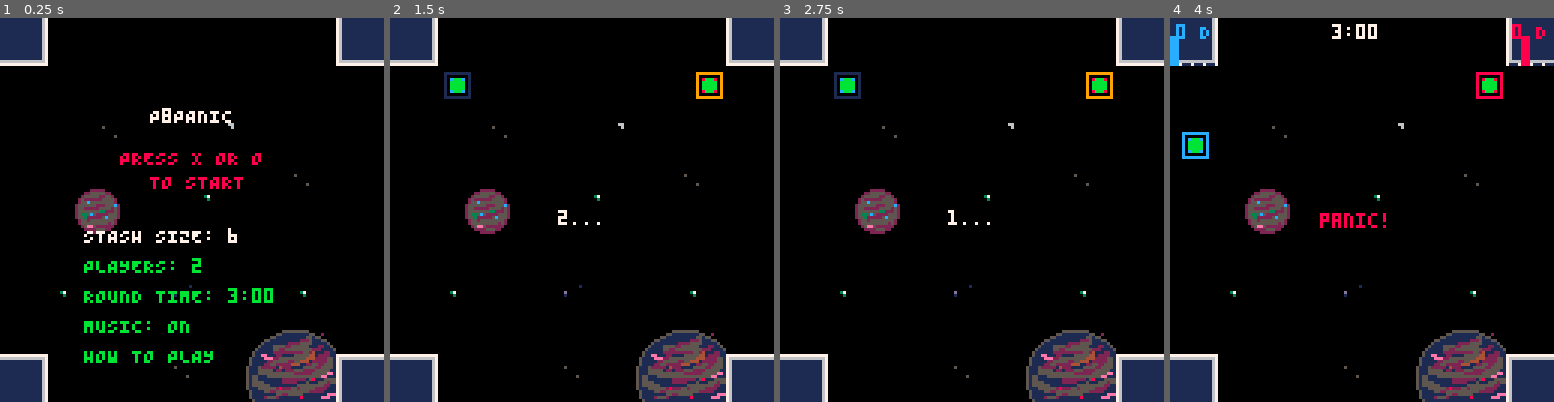
Above: before the commit, frames 1-4 (left to right).
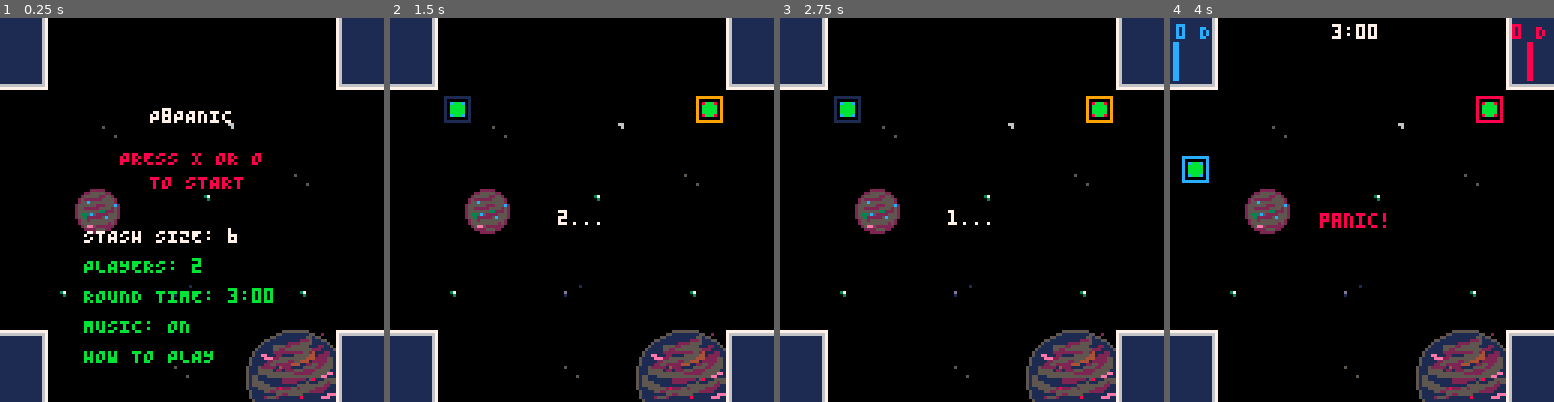
Above: after the commit, the same moments.

Repository: Arcadesys/p8panic
Game: PICO-8 cartridge p_8_panic.p8
The game is run twice, just before and just after one commit, with the same random seed, the same clock (stepped at 60 frames per second) and the same inputs.
Inputs:
- Up to frame 1 (0.25 s): no input
- Up to frame 2 (1.5 s): tap X (X key) at 0.33, 1.07 s; tap O (Z key) at 0.7 s
- Up to frame 3 (2.75 s): hold Right 1.6-2.1 s; tap O (Z key) at 1.7, 2.1, 2.5 s; tap X (X key) at 1.85 s; hold Up 2.15-2.42 s; hold Right from 2.47 s (still down)
- Up to frame 4 (4 s): tap O (Z key) at 2.9, 3.3, 3.7 s; tap X (X key) at 2.97 s; release Right at 3.03 s; hold Left 3.08-3.58 s; hold Down 3.63-3.97 s

The runs differ from the first frame. In frame 1, 3.8% of the frame differs, in the area x 0-100%, y 10-90%; in frame 2, 5.0%; in frame 3, 5.0%; in frame 4, 5.1%, in the area x 0-100%, y 4-90%.

Commit message:
Refactor UI box dimensions and spawn point calculations for player cursors; update defender state logic based on hit counts

Diff:
--- a/p_8_panic.p8
+++ b/p_8_panic.p8
@@ -168,17 +168,17 @@
 
 function init_cursors(num_players)
   -- Score/stash display box size and offset for kitty-corner spawn
-  local score_box_size = 22 -- estimated size of the score box (width/height)
+  local score_box_size = 24 -- 2x3 tiles = 16x24 px
   local spawn_offset = 6    -- distance from the box, diagonally
   local all_possible_spawn_points = {
     -- Player 1: top left, spawn down+right from UI box
-    {x = 16 + 2, y = 16 + 2},
+    {x = 16 + 2, y = 24 + 2},
     -- Player 2: top right, spawn down+left from UI box
-    {x = 128 - 16 - 2 - 8, y = 16 + 2},
+    {x = 128 - 16 - 2 - 8, y = 24 + 2},
     -- Player 3: bottom left, spawn up+right from UI box
-    {x = 16 + 2, y = 128 - 16 - 2 - 8},
+    {x = 16 + 2, y = 128 - 24 - 2 - 8},
     -- Player 4: bottom right, spawn up+left from UI box
-    {x = 128 - score_box_size - spawn_offset, y = 128 - score_box_size - spawn_offset}
+    {x = 128 - 16 - 2 - 8, y = 128 - 24 - 2 - 8}
   }
 
   cursors = {}
@@ -556,10 +556,10 @@
     -- UI display constants for player info boxes
     local FONT_WIDTH = 4 -- Standard Pico-8 font width per char
     local FONT_HEIGHT = 5 -- Standard Pico-8 font character height
-    local UI_BOX_SIZE = 16 -- Each player UI box is 16x16 pixels (2x2 tiles)
-    local TEXT_TO_BARS_GAP = 1 -- Vertical gap between text line and stash bars
-
-    local STASH_BAR_WIDTH = 3 -- Width of each individual stash bar
+    local UI_BOX_SIZE = 24 -- Each player UI box is 16x24 pixels (2x3 tiles)
+    local TEXT_TO_BARS_GAP = 2 -- Vertical gap between text line and stash bars (1 pixel clearance)
+
+    local STASH_BAR_WIDTH = 2 -- Width of each individual stash bar (2 pixels wide)
     local STASH_BAR_SPACING = 1 -- Horizontal space between stash bars
     local NUM_STASH_DISPLAY_COLORS = 4 -- How many stash colors to display as bars
 
@@ -578,9 +578,10 @@
         local s_mode = s.." "..mode_letter
         local score_text_width = #s_mode * FONT_WIDTH
 
-        -- Overlay box is 2x2 tiles = 16x16 px. We'll use 2px margin inside.
-        local anchor_x = (i==2 or i==4) and (128 - UI_BOX_SIZE) or 0
-        local anchor_y = (i>=3) and (128 - UI_BOX_SIZE) or 0
+        -- Overlay box is 2x3 tiles = 16x24 px. We'll use 2px margin inside.
+        local UI_BOX_WIDTH = 16 -- Actual width of UI box
+        local anchor_x = (i==2 or i==4) and (128 - UI_BOX_WIDTH) or 0  -- Use actual width
+        local anchor_y = (i>=3) and (128 - 24) or 0          -- 24px height for 3 tiles
 
         -- Render score and mode text
         local text_y_pos = anchor_y + 2 -- 2px margin from top
@@ -588,41 +589,57 @@
         if i == 1 or i == 3 then -- Left-side players (P1, P3): left-align text
           text_x_pos = anchor_x + 2 -- 2px margin from left
         else -- Right-side players (P2, P4): right-align text
-          text_x_pos = anchor_x + UI_BOX_SIZE - score_text_width - 2 -- 2px margin from right
+          text_x_pos = anchor_x + UI_BOX_WIDTH - score_text_width - 2 -- 2px margin from right
         end
         print(s_mode, text_x_pos, text_y_pos, p:get_color())
 
         -- Render stash bars
-        local bars_area_y_start = anchor_y + FONT_HEIGHT + TEXT_TO_BARS_GAP
-        local bars_area_height = UI_BOX_SIZE - (FONT_HEIGHT + TEXT_TO_BARS_GAP) -- Max height for bars
+        local bars_area_y_start = anchor_y + FONT_HEIGHT + TEXT_TO_BARS_GAP + 1 -- Extra 1 pixel below score
+        local bars_area_height = UI_BOX_SIZE - (FONT_HEIGHT + TEXT_TO_BARS_GAP + 1) -- Adjusted for extra gap
+        local max_bar_height = bars_area_height - 3 -- Reserve 3px padding at top when at max
 
         if bars_area_height >= 1 then -- Only draw if there's space
           local total_stash_bars_width = NUM_STASH_DISPLAY_COLORS * STASH_BAR_WIDTH + (NUM_STASH_DISPLAY_COLORS - 1) * STASH_BAR_SPACING
 
           local bars_block_start_x
           if i == 1 or i == 3 then -- Left-side players: left-align bars
-            bars_block_start_x = anchor_x
+            bars_block_start_x = anchor_x + 1 -- 1 pixel padding from screen edge
           else -- Right-side players: right-align bars
-            bars_block_start_x = anchor_x + UI_BOX_SIZE - total_stash_bars_width
+            bars_block_start_x = anchor_x + UI_BOX_WIDTH - total_stash_bars_width - 1 -- Use correct box width
           end
 
           for j = 1, NUM_STASH_DISPLAY_COLORS do
             local stash_color_for_bar = player_manager.colors[j] or 0 -- Get actual color ID
             local count_in_stash = p.stash[stash_color_for_bar] or 0
 
-            local bar_pixel_height = flr(count_in_stash / STASH_SIZE * bars_area_height)
-            bar_pixel_height = mid(0, bar_pixel_height, bars_area_height) -- Clamp height
+            local bar_pixel_height = flr(count_in_stash / STASH_SIZE * max_bar_height) -- Use max_bar_height instead of bars_area_height
+            bar_pixel_height = mid(0, bar_pixel_height, max_bar_height) -- Clamp to max_bar_height
 
             local current_bar_x = bars_block_start_x + (j - 1) * (STASH_BAR_WIDTH + STASH_BAR_SPACING)
-            -- Bars are drawn from their top y-coordinate, filling downwards.
-            -- They should align to the bottom of the bars_area_height.
-            local current_bar_y_top = bars_area_y_start + (bars_area_height - bar_pixel_height)
+
+            -- For players 1 and 2: bars grow downwards from top (0 is uppermost)
+            -- For players 3 and 4: bars grow upwards from bottom (traditional)
+            local current_bar_y_top, current_bar_y_bottom
+            if i == 1 or i == 2 then
+              -- Bars grow downwards: 0 is at the top, bars extend downward
+              current_bar_y_top = bars_area_y_start
+              current_bar_y_bottom = current_bar_y_top + bar_pixel_height - 1
+            else
+              -- Bars grow upwards: align to bottom of bars area
+              current_bar_y_top = bars_area_y_start + (bars_area_height - bar_pixel_height)
+              current_bar_y_bottom = current_bar_y_top + bar_pixel_height - 1
+            end
 
             if bar_pixel_height > 0 then
-              rectfill(current_bar_x, current_bar_y_top, current_bar_x + STASH_BAR_WIDTH - 1, current_bar_y_top + bar_pixel_height - 1, stash_color_for_bar)
+              rectfill(current_bar_x, current_bar_y_top, current_bar_x + STASH_BAR_WIDTH - 1, current_bar_y_bottom, stash_color_for_bar)
             else
-              -- Draw a small line at the bottom for an empty stash of this color
-              local empty_bar_line_y = bars_area_y_start + bars_area_height - 1
+              -- Draw a small line for an empty stash of this color
+              local empty_bar_line_y
+              if i == 1 or i == 2 then
+                empty_bar_line_y = bars_area_y_start -- Top for downward-growing bars
+              else
+                empty_bar_line_y = bars_area_y_start + bars_area_height - 1 -- Bottom for upward-growing bars
+              end
               line(current_bar_x, empty_bar_line_y, current_bar_x + STASH_BAR_WIDTH - 1, empty_bar_line_y, 1) -- Dark color for empty
             end
           end
@@ -853,7 +870,10 @@
       p_obj.hits = 0
       p_obj.targeting_attackers = {}
       p_obj.dbg_target_count = nil
-      -- do not reset p_obj.state or p_obj.overcharge_announced here!
+      -- Reset defender state to default - it will be recalculated based on actual hits
+      if p_obj.type == "defender" then
+        p_obj.state = "successful"
+      end
     end
   end
 end
@@ -963,6 +983,14 @@
     _score_defender(p_obj, player_manager)
     if p_obj.type == "defender" then
       p_obj.dbg_target_count = nil
+      -- Update defender state based on final hit count
+      if p_obj.hits >= 3 then
+        p_obj.state = "overcharged"
+      elseif p_obj.hits == 2 then
+        p_obj.state = "unsuccessful"
+      elseif p_obj.hits <= 1 then
+        p_obj.state = "successful"
+      end
     end
   end
 
@@ -1199,13 +1227,13 @@
   return piece_obj
 end
 -->8
---placement
+--#globals effects sfx create_piece add pieces score_pieces printh ray_segment_intersect LASER_LEN
 function legal_placement(piece_params)
   local ui_zones = {
-    {x1=0, y1=0, x2=15, y2=15},
-    {x1=112, y1=0, x2=127, y2=15},
-    {x1=0, y1=112, x2=15, y2=127},
-    {x1=112, y1=112, x2=127, y2=127}
+    {x1=0, y1=0, x2=15, y2=23},    -- Top left: 2x3 tiles
+    {x1=112, y1=0, x2=127, y2=23}, -- Top right: 2x3 tiles
+    {x1=0, y1=104, x2=15, y2=127}, -- Bottom left: 2x3 tiles
+    {x1=112, y1=104, x2=127, y2=127} -- Bottom right: 2x3 tiles
   }
 
   local bw, bh = 128, 128
@@ -1339,10 +1367,20 @@
         player_obj:add_captured_piece(piece_color_to_place)
         return false
       end
+    else
+      -- Player doesn't have this color in stash
+      printh("P"..player_obj.id.." doesn't have color "..piece_color_to_place.." in stash")
+      if effects and effects.bad_placement then
+        sfx(effects.bad_placement)
+      end
       return false
     end
   else
     printh("Placement not legal for P"..player_obj.id)
+    -- Play bad placement sound effect
+    if effects and effects.bad_placement then
+      sfx(effects.bad_placement)
+    end
     return false
   end
 end
@@ -1703,8 +1741,8 @@
 000000001111116776111111111111110000000000eeee0000000000000000000000000000000000000000222220000000005111111111111111111111111111
 __map__
 1213000000000000000000000000111200000000000000000000000000000000000000000000000000000000000000000000000000000000000000000000000000000000000000000000000000000000000000000000000000000000000000000000000000000000000000000000000000000000000000000000000000000000
+1213000000000000000000000000111200000000000000000000000000000000000000000000000000000000000000000000000000000000000000000000000000000000000000000000000000000000000000000000000000000000000000000000000000000000000000000000000000000000000000000000000000000000
 2223000000000000000000000000212200000000000000000000000000000000000000000000000000000000000000000000000000000000000000000000000000000000000000000000000000000000000000000000000000000000000000000000000000000000000000000000000000000000000000000000000000000000
-0000000000000000000000000000000000000000000000000000000000000000000000000000000000000000000000000000000000000000000000000000000000000000000000000000000000000000000000000000000000000000000000000000000000000000000000000000000000000000000000000000000000000000
 0000000000000000000000000000000000000000000000000000000000000000000000000000000000000000000000000000000000000000000000000000000000000000000000000000000000000000000000000000000000000000000000000000000000000000000000000000000000000000000000000000000000000000
 000000000d000000000f00000000000000000000000000000000000000000000000000000000000000000000000000000000000000000000000000000000000000000000000000000000000000000000000000000000000000000000000000000000000000000000000000000000000000000000000000000000000000000000
 0000000000000000000000000000000000000000000000000000000000000000000000000000000000000000000000000000000000000000000000000000000000000000000000000000000000000000000000000000000000000000000000000000000000000000000000000000000000000000000000000000000000000000
@@ -1715,8 +1753,8 @@
 0000000000000000000000000000000000000000000000000000000000000000000000000000000000000000000000000000000000000000000000000000000000000000000000000000000000000000000000000000000000000000000000000000000000000000000000000000000000000000000000000000000000000000
 00000c000000000e000000000c00000000000000000000000000000000000000000000000000000000000000000000000000000000000000000000000000000000000000000000000000000000000000000000000000000000000000000000000000000000000000000000000000000000000000000000000000000000000000
 0000000000000000000000000000000000000000000000000000000000000000000000000000000000000000000000000000000000000000000000000000000000000000000000000000000000000000000000000000000000000000000000000000000000000000000000000000000000000000000000000000000000000000
-000000000000000000001c1d1e1f000000000000000000000000000000000000000000000000000000000000000000000000000000000000000000000000000000000000000000000000000000000000000000000000000000000000000000000000000000000000000000000000000000000000000000000000000000000000
-020300000000000d00002c2d2e2f010200000000000000000000000000000000000000000000000000000000000000000000000000000000000000000000000000000000000000000000000000000000000000000000000000000000000000000000000000000000000000000000000000000000000000000000000000000000
+020300000000000000001c1d1e1f010200000000000000000000000000000000000000000000000000000000000000000000000000000000000000000000000000000000000000000000000000000000000000000000000000000000000000000000000000000000000000000000000000000000000000000000000000000000
+121300000000000d00002c2d2e2f111200000000000000000000000000000000000000000000000000000000000000000000000000000000000000000000000000000000000000000000000000000000000000000000000000000000000000000000000000000000000000000000000000000000000000000000000000000000
 121300000000000000003c3d3e3f111200000000000000000000000000000000000000000000000000000000000000000000000000000000000000000000000000000000000000000000000000000000000000000000000000000000000000000000000000000000000000000000000000000000000000000000000000000000
 
 
--- a/src/0.init.lua
+++ b/src/0.init.lua
@@ -165,17 +165,17 @@
 
 function init_cursors(num_players)
   -- Score/stash display box size and offset for kitty-corner spawn
-  local score_box_size = 22 -- estimated size of the score box (width/height)
+  local score_box_size = 24 -- 2x3 tiles = 16x24 px
   local spawn_offset = 6    -- distance from the box, diagonally
   local all_possible_spawn_points = {
     -- Player 1: top left, spawn down+right from UI box
-    {x = 16 + 2, y = 16 + 2},
+    {x = 16 + 2, y = 24 + 2},
     -- Player 2: top right, spawn down+left from UI box
-    {x = 128 - 16 - 2 - 8, y = 16 + 2},
+    {x = 128 - 16 - 2 - 8, y = 24 + 2},
     -- Player 3: bottom left, spawn up+right from UI box
-    {x = 16 + 2, y = 128 - 16 - 2 - 8},
+    {x = 16 + 2, y = 128 - 24 - 2 - 8},
     -- Player 4: bottom right, spawn up+left from UI box
-    {x = 128 - score_box_size - spawn_offset, y = 128 - score_box_size - spawn_offset}
+    {x = 128 - 16 - 2 - 8, y = 128 - 24 - 2 - 8}
   }
 
   cursors = {}
@@ -553,10 +553,10 @@
     -- UI display constants for player info boxes
     local FONT_WIDTH = 4 -- Standard Pico-8 font width per char
     local FONT_HEIGHT = 5 -- Standard Pico-8 font character height
-    local UI_BOX_SIZE = 16 -- Each player UI box is 16x16 pixels (2x2 tiles)
-    local TEXT_TO_BARS_GAP = 1 -- Vertical gap between text line and stash bars
-
-    local STASH_BAR_WIDTH = 3 -- Width of each individual stash bar
+    local UI_BOX_SIZE = 24 -- Each player UI box is 16x24 pixels (2x3 tiles)
+    local TEXT_TO_BARS_GAP = 2 -- Vertical gap between text line and stash bars (1 pixel clearance)
+
+    local STASH_BAR_WIDTH = 2 -- Width of each individual stash bar (2 pixels wide)
     local STASH_BAR_SPACING = 1 -- Horizontal space between stash bars
     local NUM_STASH_DISPLAY_COLORS = 4 -- How many stash colors to display as bars
 
@@ -575,9 +575,10 @@
         local s_mode = s.." "..mode_letter
         local score_text_width = #s_mode * FONT_WIDTH
 
-        -- Overlay box is 2x2 tiles = 16x16 px. We'll use 2px margin inside.
-        local anchor_x = (i==2 or i==4) and (128 - UI_BOX_SIZE) or 0
-        local anchor_y = (i>=3) and (128 - UI_BOX_SIZE) or 0
+        -- Overlay box is 2x3 tiles = 16x24 px. We'll use 2px margin inside.
+        local UI_BOX_WIDTH = 16 -- Actual width of UI box
+        local anchor_x = (i==2 or i==4) and (128 - UI_BOX_WIDTH) or 0  -- Use actual width
+        local anchor_y = (i>=3) and (128 - 24) or 0          -- 24px height for 3 tiles
 
         -- Render score and mode text
         local text_y_pos = anchor_y + 2 -- 2px margin from top
@@ -585,41 +586,57 @@
         if i == 1 or i == 3 then -- Left-side players (P1, P3): left-align text
           text_x_pos = anchor_x + 2 -- 2px margin from left
         else -- Right-side players (P2, P4): right-align text
-          text_x_pos = anchor_x + UI_BOX_SIZE - score_text_width - 2 -- 2px margin from right
+          text_x_pos = anchor_x + UI_BOX_WIDTH - score_text_width - 2 -- 2px margin from right
         end
         print(s_mode, text_x_pos, text_y_pos, p:get_color())
 
         -- Render stash bars
-        local bars_area_y_start = anchor_y + FONT_HEIGHT + TEXT_TO_BARS_GAP
-        local bars_area_height = UI_BOX_SIZE - (FONT_HEIGHT + TEXT_TO_BARS_GAP) -- Max height for bars
+        local bars_area_y_start = anchor_y + FONT_HEIGHT + TEXT_TO_BARS_GAP + 1 -- Extra 1 pixel below score
+        local bars_area_height = UI_BOX_SIZE - (FONT_HEIGHT + TEXT_TO_BARS_GAP + 1) -- Adjusted for extra gap
+        local max_bar_height = bars_area_height - 3 -- Reserve 3px padding at top when at max
 
         if bars_area_height >= 1 then -- Only draw if there's space
           local total_stash_bars_width = NUM_STASH_DISPLAY_COLORS * STASH_BAR_WIDTH + (NUM_STASH_DISPLAY_COLORS - 1) * STASH_BAR_SPACING
 
           local bars_block_start_x
           if i == 1 or i == 3 then -- Left-side players: left-align bars
-            bars_block_start_x = anchor_x
+            bars_block_start_x = anchor_x + 1 -- 1 pixel padding from screen edge
           else -- Right-side players: right-align bars
-            bars_block_start_x = anchor_x + UI_BOX_SIZE - total_stash_bars_width
+            bars_block_start_x = anchor_x + UI_BOX_WIDTH - total_stash_bars_width - 1 -- Use correct box width
           end
 
           for j = 1, NUM_STASH_DISPLAY_COLORS do
             local stash_color_for_bar = player_manager.colors[j] or 0 -- Get actual color ID
             local count_in_stash = p.stash[stash_color_for_bar] or 0
 
-            local bar_pixel_height = flr(count_in_stash / STASH_SIZE * bars_area_height)
-            bar_pixel_height = mid(0, bar_pixel_height, bars_area_height) -- Clamp height
+            local bar_pixel_height = flr(count_in_stash / STASH_SIZE * max_bar_height) -- Use max_bar_height instead of bars_area_height
+            bar_pixel_height = mid(0, bar_pixel_height, max_bar_height) -- Clamp to max_bar_height
 
             local current_bar_x = bars_block_start_x + (j - 1) * (STASH_BAR_WIDTH + STASH_BAR_SPACING)
-            -- Bars are drawn from their top y-coordinate, filling downwards.
-            -- They should align to the bottom of the bars_area_height.
-            local current_bar_y_top = bars_area_y_start + (bars_area_height - bar_pixel_height)
+
+            -- For players 1 and 2: bars grow downwards from top (0 is uppermost)
+            -- For players 3 and 4: bars grow upwards from bottom (traditional)
+            local current_bar_y_top, current_bar_y_bottom
+            if i == 1 or i == 2 then
+              -- Bars grow downwards: 0 is at the top, bars extend downward
+              current_bar_y_top = bars_area_y_start
+              current_bar_y_bottom = current_bar_y_top + bar_pixel_height - 1
+            else
+              -- Bars grow upwards: align to bottom of bars area
+              current_bar_y_top = bars_area_y_start + (bars_area_height - bar_pixel_height)
+              current_bar_y_bottom = current_bar_y_top + bar_pixel_height - 1
+            end
 
             if bar_pixel_height > 0 then
-              rectfill(current_bar_x, current_bar_y_top, current_bar_x + STASH_BAR_WIDTH - 1, current_bar_y_top + bar_pixel_height - 1, stash_color_for_bar)
+              rectfill(current_bar_x, current_bar_y_top, current_bar_x + STASH_BAR_WIDTH - 1, current_bar_y_bottom, stash_color_for_bar)
             else
-              -- Draw a small line at the bottom for an empty stash of this color
-              local empty_bar_line_y = bars_area_y_start + bars_area_height - 1
+              -- Draw a small line for an empty stash of this color
+              local empty_bar_line_y
+              if i == 1 or i == 2 then
+                empty_bar_line_y = bars_area_y_start -- Top for downward-growing bars
+              else
+                empty_bar_line_y = bars_area_y_start + bars_area_height - 1 -- Bottom for upward-growing bars
+              end
               line(current_bar_x, empty_bar_line_y, current_bar_x + STASH_BAR_WIDTH - 1, empty_bar_line_y, 1) -- Dark color for empty
             end
           end
--- a/src/2.scoring.lua
+++ b/src/2.scoring.lua
@@ -14,7 +14,10 @@
       p_obj.hits = 0
       p_obj.targeting_attackers = {}
       p_obj.dbg_target_count = nil
-      -- do not reset p_obj.state or p_obj.overcharge_announced here!
+      -- Reset defender state to default - it will be recalculated based on actual hits
+      if p_obj.type == "defender" then
+        p_obj.state = "successful"
+      end
     end
   end
 end
@@ -124,6 +127,14 @@
     _score_defender(p_obj, player_manager)
     if p_obj.type == "defender" then
       p_obj.dbg_target_count = nil
+      -- Update defender state based on final hit count
+      if p_obj.hits >= 3 then
+        p_obj.state = "overcharged"
+      elseif p_obj.hits == 2 then
+        p_obj.state = "unsuccessful"
+      elseif p_obj.hits <= 1 then
+        p_obj.state = "successful"
+      end
     end
   end
 
--- a/src/4.placement.lua
+++ b/src/4.placement.lua
@@ -1,9 +1,10 @@
+--#globals effects sfx create_piece add pieces score_pieces printh ray_segment_intersect LASER_LEN
 function legal_placement(piece_params)
   local ui_zones = {
-    {x1=0, y1=0, x2=15, y2=15},
-    {x1=112, y1=0, x2=127, y2=15},
-    {x1=0, y1=112, x2=15, y2=127},
-    {x1=112, y1=112, x2=127, y2=127}
+    {x1=0, y1=0, x2=15, y2=23},    -- Top left: 2x3 tiles
+    {x1=112, y1=0, x2=127, y2=23}, -- Top right: 2x3 tiles
+    {x1=0, y1=104, x2=15, y2=127}, -- Bottom left: 2x3 tiles
+    {x1=112, y1=104, x2=127, y2=127} -- Bottom right: 2x3 tiles
   }
 
   local bw, bh = 128, 128
@@ -137,10 +138,20 @@
         player_obj:add_captured_piece(piece_color_to_place)
         return false
       end
+    else
+      -- Player doesn't have this color in stash
+      printh("P"..player_obj.id.." doesn't have color "..piece_color_to_place.." in stash")
+      if effects and effects.bad_placement then
+        sfx(effects.bad_placement)
+      end
       return false
     end
   else
     printh("Placement not legal for P"..player_obj.id)
+    -- Play bad placement sound effect
+    if effects and effects.bad_placement then
+      sfx(effects.bad_placement)
+    end
     return false
   end
 end
Not shown, changed: the sound effects (__sfx__) section of p_8_panic.p8
